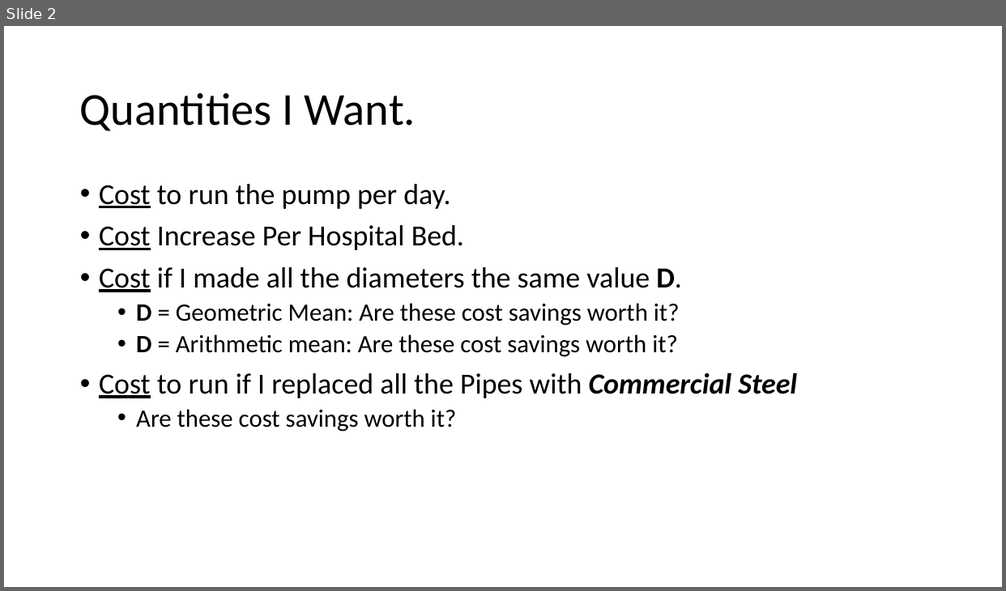
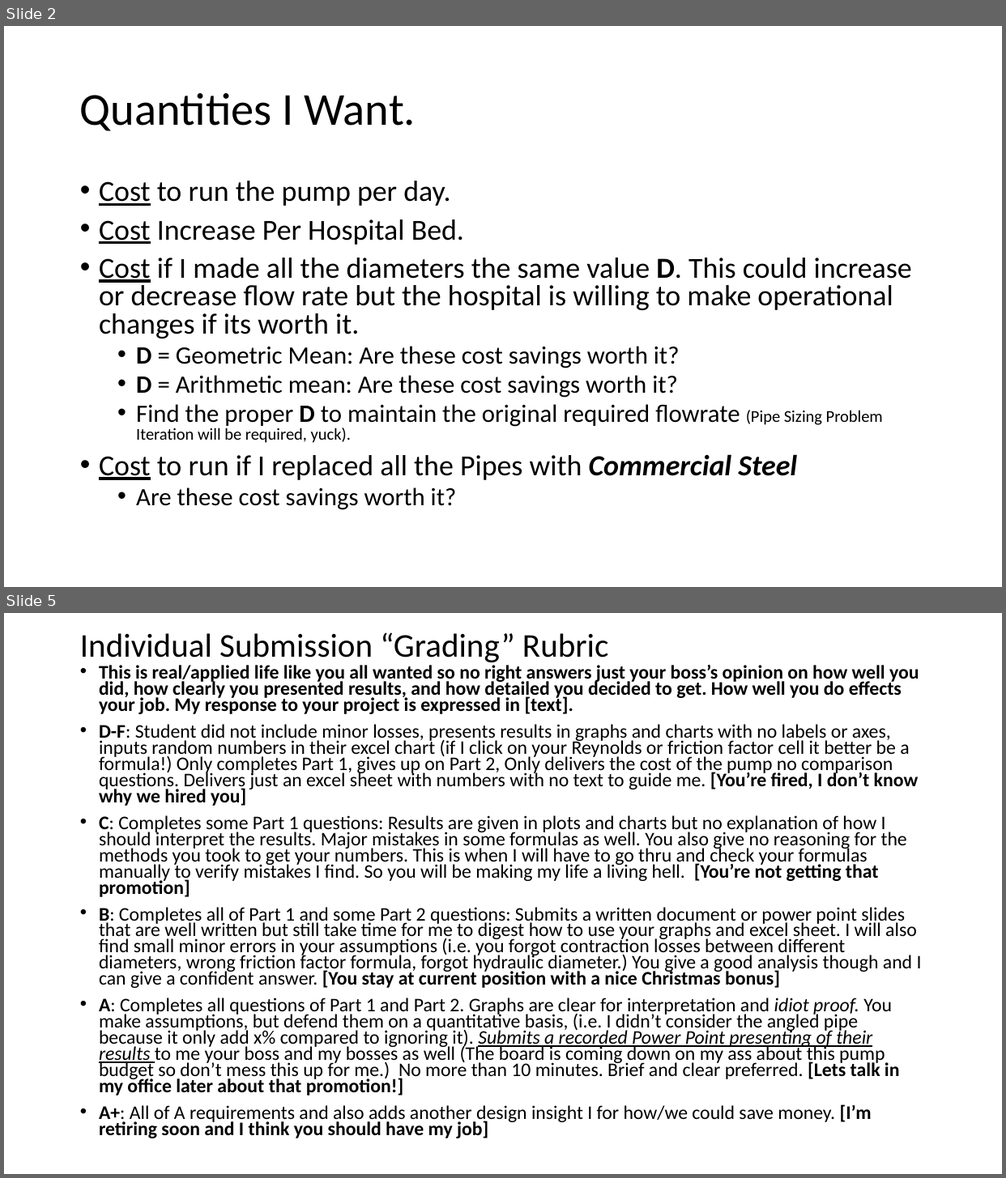
Before and after one commit to smohler/ME322-S20, a slide deck: projects/Project-1.pptx. Shown one above the other, each under a label of ours: slide 2 before the commit, slides 2 and 5 after it; the slides between them are not shown. The pictures are 1006x591 and 1006x1178 pixels, drawn with LibreOffice and Linux fonts; fonts in the diff are those of the drawing. Boxes give left, top, right and bottom in pixels: in the first picture for what was removed or moved away, otherwise in the second. Text is boxed around its words. In the diff, an @@ line names an element or a change of style, - is before the commit and + after.

Commit message:
Project 1 complete, project 1 grading rubric

```diff
--- a/projects/Project-1.pptx
+++ b/projects/Project-1.pptx
@@ slide 5 added at [4, 613, 1002, 1174], background #FFFFFF @@
@@ title added at [80, 632, 608, 666], 32 pt, text #000000 @@
+Individual Submission “Grading” Rubric
@@ text added at [99, 665, 922, 1139], 18.5 pt, text #000000 @@
+• This is real/applied life like you all wanted so no right answers just your boss’s opinion on how well you did, how clearly you presented results, and how detailed you decided to get. How well you do effects your job. My response to your project is expressed in [text].
+• D-F: Student did not include minor losses, presents results in graphs and charts with no labels or axes, inputs random numbers in their excel chart (if I click on your Reynolds or friction factor cell it better be a formula!) Only completes Part 1, gives up on Part 2, Only delivers the cost of the pump no comparison questions. Delivers just an excel sheet with numbers with no text to guide me. [You’re fired, I don’t know why we hired you]
+• C: Completes some Part 1 questions: Results are given in plots and charts but no explanation of how I should interpret the results. Major mistakes in some formulas as well. You also give no reasoning for the methods you took to get your numbers. This is when I will have to go thru and check your formulas manually to verify mistakes I find. So you will be making my life a living hell. [You’re not getting that promotion]
+• B: Completes all of Part 1 and some Part 2 questions: Submits a written document or power point slides that are well written but still take time for me to digest how to use your graphs and excel sheet. I will also find small minor errors in your assumptions (i.e. you forgot contraction losses between different diameters, wrong friction factor formula, forgot hydraulic diameter.) You give a good analysis though and I can give a confident answer. [You stay at current position with a nice Christmas bonus]
+• A: Completes all questions of Part 1 and Part 2. Graphs are clear for interpretation and idiot proof. You make assumptions, but defend them on a quantitative basis, (i.e. I didn’t consider the angled pipe because it only add x% compared to ignoring it). Submits a recorded Power Point presenting of their results to me your boss and my bosses as well (The board is coming down on my ass about this pump budget so don’t mess this up for me.) No more than 10 minutes. Brief and clear preferred. [Lets talk in my office later about that promotion!]
+• A+: All of A requirements and also adds another design insight I for how/we could save money. [I’m retiring soon and I think you should have my job]
@@ slide 2 changed as well @@
@@ text at [99, 181, 797, 510]: line spacing 0.9 to 0.8 @@
@@ text at [99, 258, 912, 339]: text changed @@
-• Cost if I made all the diameters the same value D.
+• Cost if I made all the diameters the same value D. This could increase or decrease flow rate but the hospital is willing to make operational changes if its worth it.
@@ text at [136, 404, 883, 443]: paragraph added @@
+  • Find the proper D to maintain the original required flowrate (Pipe Sizing Problem Iteration will be required, yuck).
```
Also in this commit, not shown: 1 other slide changed, 3 other slides added, 1 other file.
